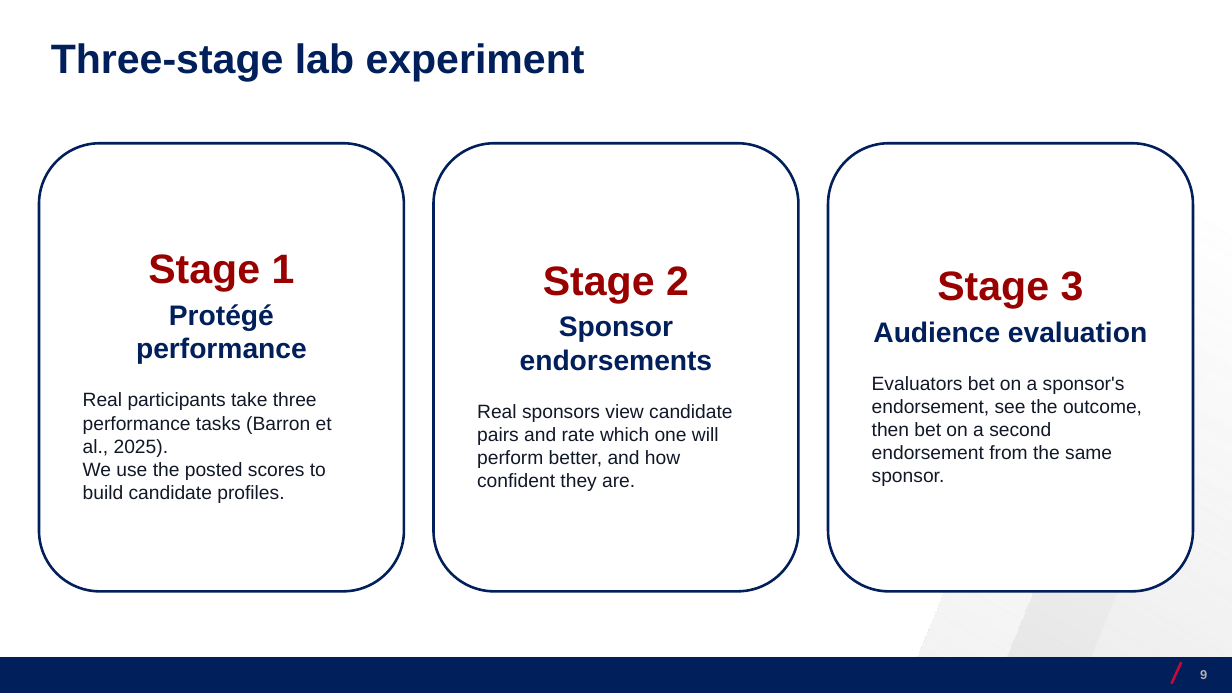
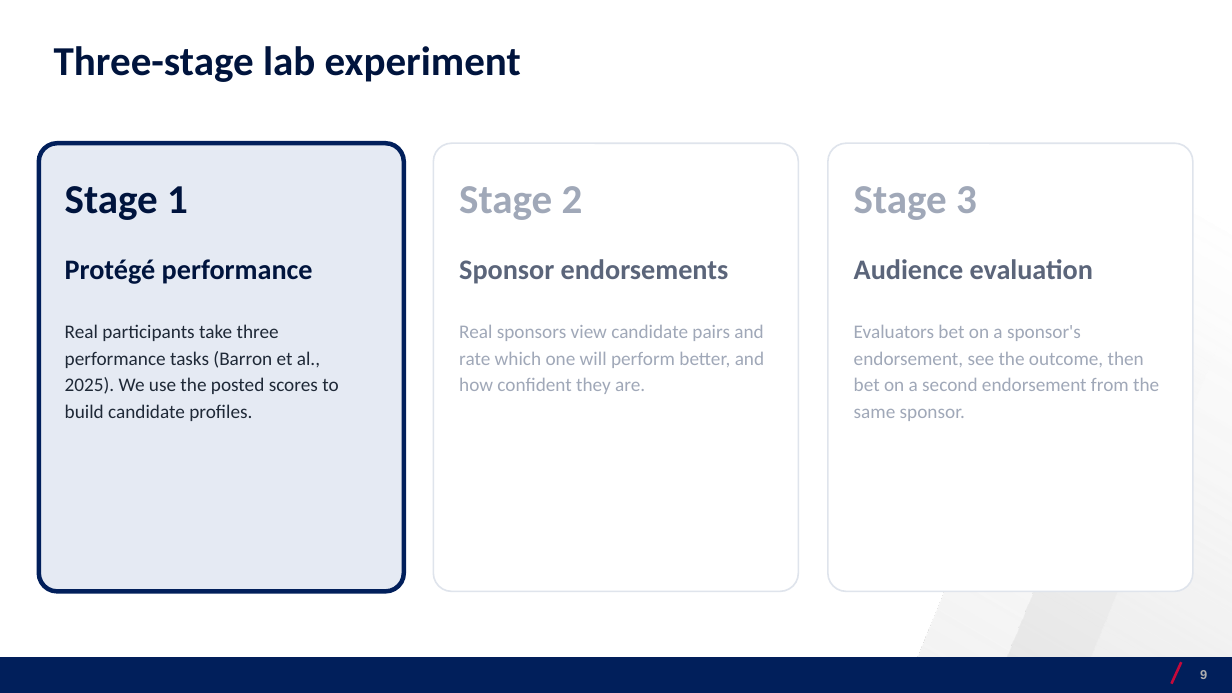
Before and after one commit to josecerv/sponsorship-network, a slide deck: slide 9 of docs/UChicago-0410.pptx. Drawn at 1232x693 pixels with LibreOffice and Linux fonts; fonts in the diff are those of the drawing; background and template pictures are left out. Boxes give left, top, right and bottom in pixels: in the first picture for what was removed or moved away, otherwise in the second. Text is boxed around its words. In the diff, an @@ line names an element or a change of style, - is before the commit and + after.

```diff
--- a/docs/UChicago-0410.pptx
+++ b/docs/UChicago-0410.pptx
@@ text "Three-stage lab experiment" at (54, 46, 521, 82): font Arial to Calibri, text colour #011F5B to #00143D @@
@@ rounded rectangle added at (39, 143, 404, 592), fill #E5EAF3, outline #011F5B 3.5 pt @@
@@ rounded rectangle added at (433, 143, 799, 592), fill #FFFFFF, outline #DFE4EC 1.25 pt @@
@@ rounded rectangle added at (828, 143, 1193, 592), fill #FFFFFF, outline #DFE4EC 1.25 pt @@
@@ text added at (65, 186, 188, 220), 32 pt, text #00143D, bold @@
+Stage 1
@@ text added at (459, 186, 583, 220), 32 pt, text #A0A8B8, bold @@
+Stage 2
@@ text added at (854, 186, 977, 220), 32 pt, text #A0A8B8, bold @@
+Stage 3
@@ text added at (65, 259, 313, 284), 22 pt, text #00143D, bold @@
+Protégé performance
@@ text added at (459, 259, 729, 284), 22 pt, text #5B657A, bold @@
+Sponsor endorsements
@@ text added at (854, 259, 1093, 279), 22 pt, text #5B657A, bold @@
+Audience evaluation
@@ text at (873, 271, 1147, 343): paragraphs removed @@
-Stage 3
-Audience evaluation
@@ text "Real participants take three performance ...": place and size @@
-text "Real participants take three performance ..." at (39, 143, 404, 592)
+text "Real participants take three performance ..." at (65, 324, 338, 421)
@@ text "Real participants take three performance ..." at (65, 324, 338, 421): vertical alignment middle to top; fill #FFFFFF to none; outline #011F5B 2 pt to none @@
@@ text at (65, 324, 338, 421): text changed; font Arial to Calibri; text colour #111827 to #1F2937 @@
-Stage 1
-Protégé performance
-Real participants take three
-performance tasks (Barron et al., 2025).
-We use the posted scores to
-build candidate profiles.
+Real participants take three performance tasks (Barron et al., 2025). We use the posted scores to build candidate profiles.
@@ text "Real sponsors view candidate pairs ..." at (459, 325, 764, 394): vertical alignment middle to top; fill #FFFFFF to none; outline #011F5B 2 pt to none @@
@@ text "Real sponsors view candidate pairs ...": place and size @@
-text "Real sponsors view candidate pairs ..." at (433, 143, 799, 592)
+text "Real sponsors view candidate pairs ..." at (459, 325, 764, 394)
@@ text at (459, 325, 764, 394): text changed; font Arial to Calibri; text colour #111827 to #A0A8B8 @@
-Stage 2
-Sponsor endorsements
-Real sponsors view candidate
-pairs and rate which one will
-perform better, and how confident they are.
+Real sponsors view candidate pairs and rate which one will perform better, and how confident they are.
@@ text "Evaluators bet on a sponsor's ...": place and size @@
-text "Evaluators bet on a sponsor's ..." at (828, 143, 1193, 592)
+text "Evaluators bet on a sponsor's ..." at (854, 325, 1159, 421)
@@ text "Evaluators bet on a sponsor's ..." at (854, 325, 1159, 421): font Arial to Calibri, text colour #111827 to #A0A8B8; line spacing 1 to 1.15; less space between paragraphs; vertical alignment middle to top; fill #FFFFFF to none; outline #011F5B 2 pt to none @@
```
Also in this commit, not shown: 5 other slides changed, 2 slides added, 4 other files.
